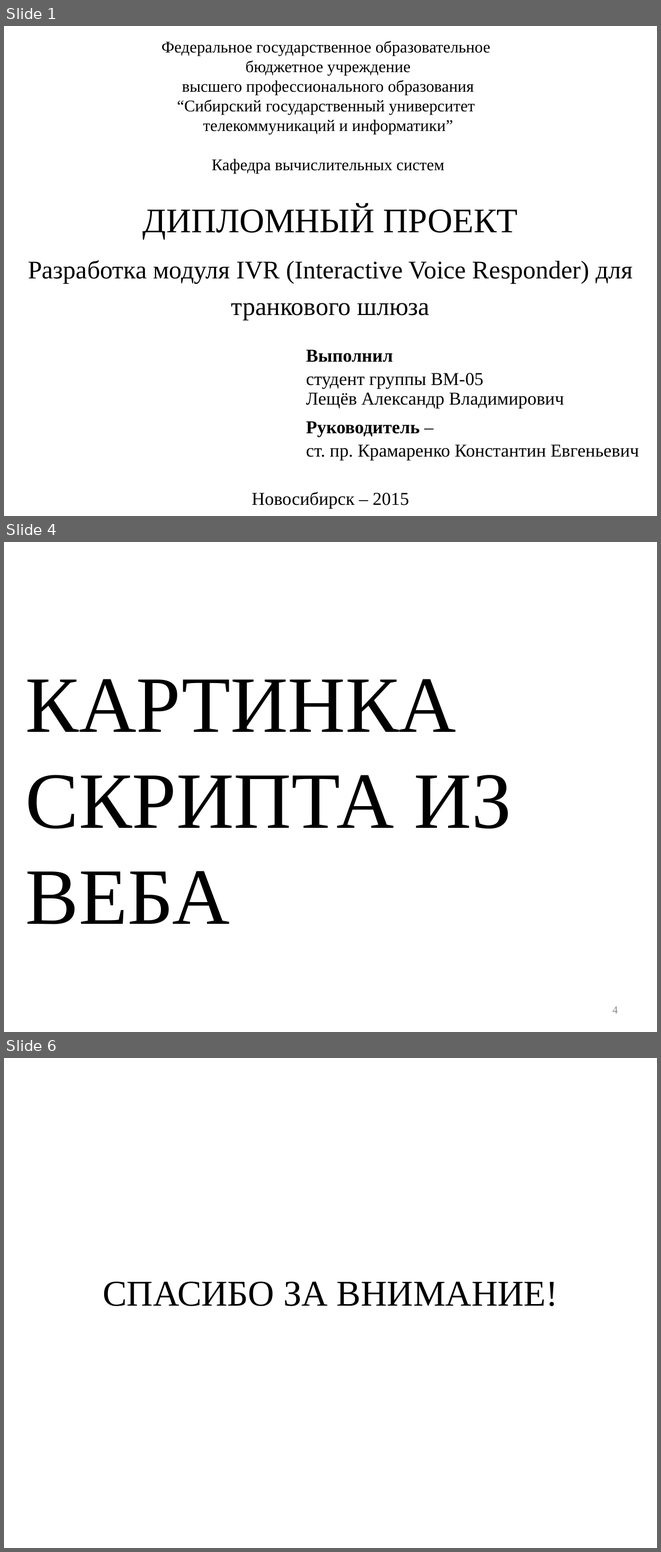
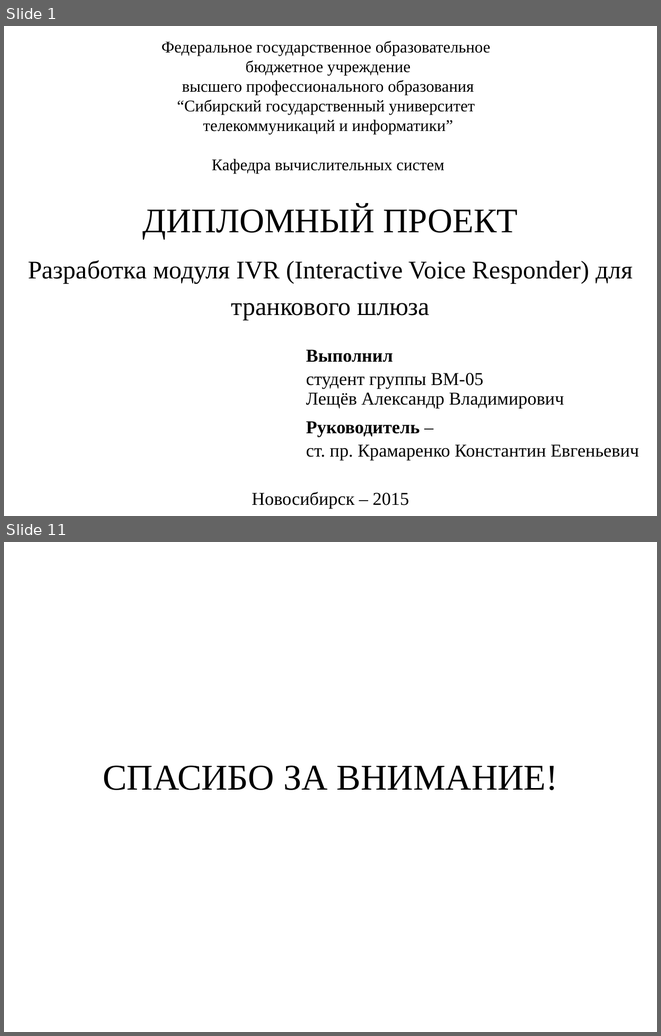
Before and after one commit to ALeschev/tunel, a slide deck: sibsutis/2015/dpl/diploma_submission/diploma_submission_pptx.pptx. Shown one above the other, each under a label of ours: slides 1, 4 and 6 before the commit, slides 1 and 11 after it; the slides between them are not shown. The pictures are 661x1552 and 661x1036 pixels, drawn with LibreOffice and Linux fonts; fonts in the diff are those of the drawing; background and template pictures are left out. Boxes give left, top, right and bottom in pixels: in the first picture for what was removed or moved away, otherwise in the second. Text is boxed around its words. In the diff, an @@ line names an element or a change of style, - is before the commit and + after.

```diff
--- a/sibsutis/2015/dpl/diploma_submission/diploma_submission_pptx.pptx
+++ b/sibsutis/2015/dpl/diploma_submission/diploma_submission_pptx.pptx
@@ slide 4 removed at [4, 542, 657, 1032], background #FFFFFF @@
@@ text removed at [26, 679, 511, 924] @@
-КАРТИНКА СКРИПТА ИЗ ВЕБА
@@ page number removed at [612, 1006, 618, 1013] @@
-4
@@ what was slide 6 is now slide 11 @@
```
Also in this commit, not shown: 2 slides changed, 7 slides added, 1 other slide removed, 24 other files.
